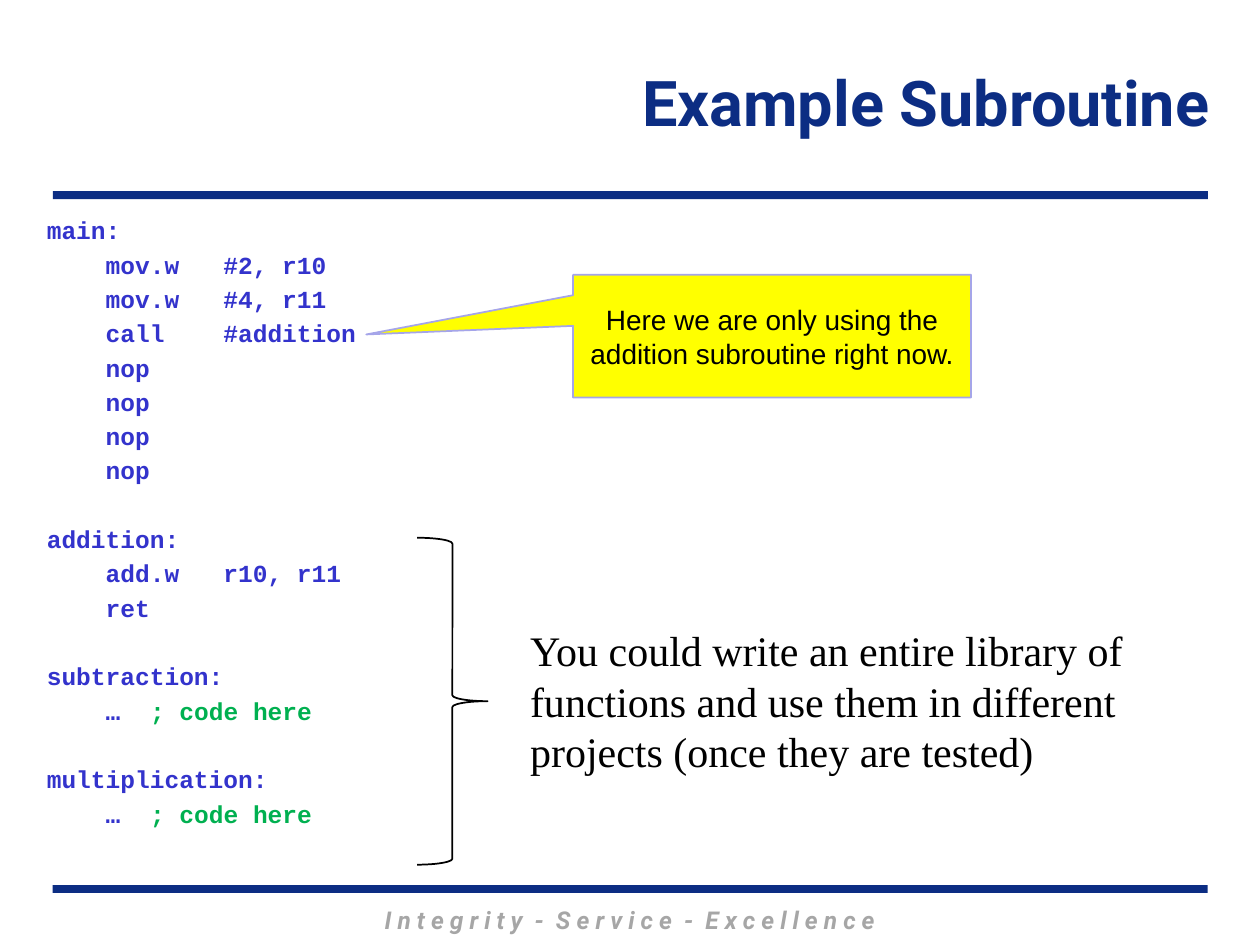
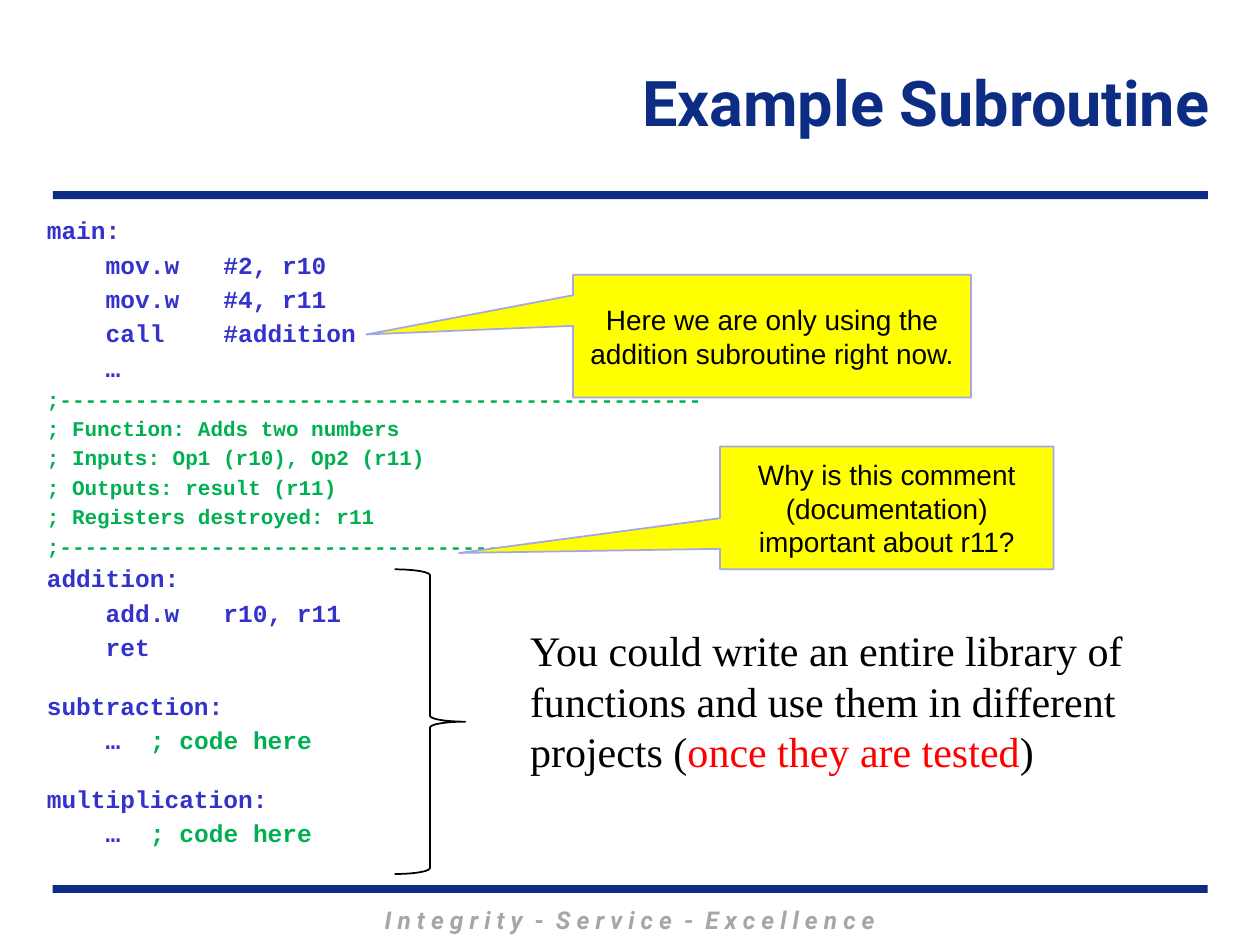
Before and after one commit to MarsUniversity/ECE382, a slide deck: slide 25 of source/lessons/lsn9-10/Lsn9-10.pptx (slide 26 before the commit). Drawn at 1260x945 pixels with LibreOffice and Linux fonts; fonts in the diff are those of the drawing; background and template pictures are left out. Boxes give left, top, right and bottom in pixels: in the first picture for what was removed or moved away, otherwise in the second. Text is boxed around its words. In the diff, an @@ line names an element or a change of style, - is before the commit and + after.

```diff
--- a/source/lessons/lsn9-10/Lsn9-10.pptx
+++ b/source/lessons/lsn9-10/Lsn9-10.pptx
@@ text at (x1=72, y1=421, x2=425, y2=529): text changed; size 14 to 12 pt; text colour #3333CC to #00B050 @@
-nop
-nop
-nop
-nop
+…
+;---------------------------------------------------
+; Function: Adds two numbers
+; Inputs: Op1 (r10), Op2 (r11)
+; Outputs: result (r11)
+; Registers destroyed: r11
+;---------------------------------------------------
@@ speech box added at (x1=719, y1=446, x2=1053, y2=568), fill #FFFF00, outline #A5A5E9 1 pt, 16 pt, text #000000 @@
+Why is this comment (documentation) important about r11?
@@ right brace resized from (x1=417, y1=538, x2=488, y2=864) to (x1=394, y1=570, x2=465, y2=874) @@
@@ text "You could write an entire ..." at (x1=530, y1=636, x2=1123, y2=776): text colour #000000 to #FF0000 in "(once they are tested)" @@
```
Also in this commit, not shown: 7 other slides changed, 1 slide removed, 1 other file.
